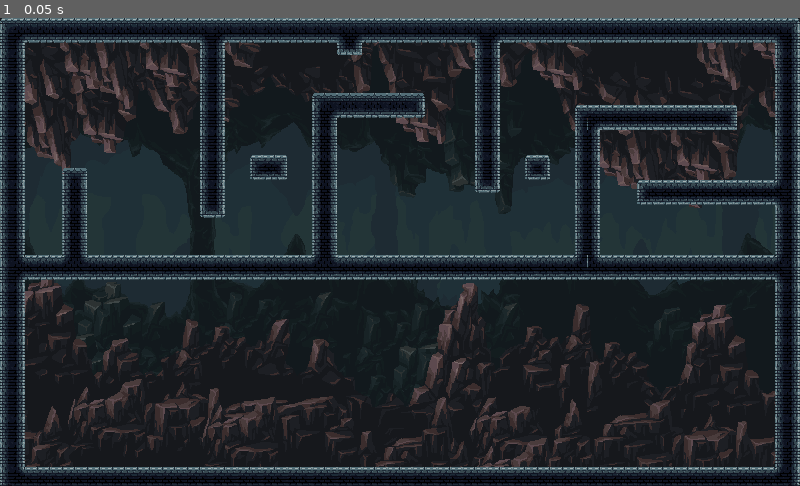
Above: before the commit, frame 1.
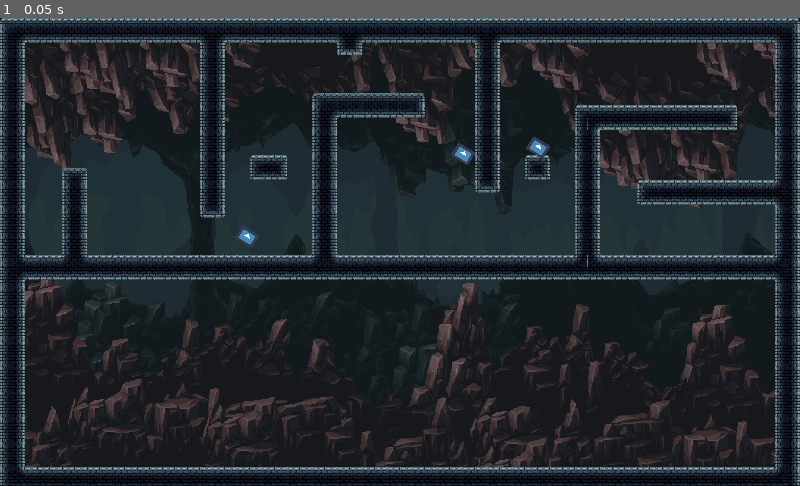
Above: after the commit, the same moment.

Repository: just-fun-f5/sticky_situation
Game: Godot game, scene res://src/Main/Main.tscn
Two runs of this game, one before a commit and one after it. Both use one fixed random seed, a clock stepped at 60 frames per second and the inputs below. This scene is started directly instead of the project's main scene. The engine's default icon, where the game draws it, is replaced by a stand-in: a white triangle on a blue panel in a dark square.
Inputs:
- Up to frame 1 (0.05 s): no input

The runs differ from the first frame. In frame 1, 0.2% of the frame differs, in the area x 29-69%, y 25-49%.

Commit message:
Test Elements
Se agregaron elementos de prueba

Diff:
--- a/Sticky_Situation_GODOT/src/Actors/Resources/Element.gd
+++ b/Sticky_Situation_GODOT/src/Actors/Resources/Element.gd
@@ -4,3 +4,4 @@
 export (float) var damage_factor
 export (String, "Slime", "Fire", "Ice") var name
 export (String, MULTILINE) var Description
+export (Color) var color
--- a/Sticky_Situation_GODOT/src/Actors/Resources/Fire.tres
+++ b/Sticky_Situation_GODOT/src/Actors/Resources/Fire.tres
@@ -7,3 +7,4 @@
 damage_factor = 1.5
 name = "Fire"
 Description = "Elemento de Fuego del Slime"
+color = Color( 1, 0, 0, 1 )
--- a/Sticky_Situation_GODOT/src/Actors/Resources/Ice.tres
+++ b/Sticky_Situation_GODOT/src/Actors/Resources/Ice.tres
@@ -7,3 +7,4 @@
 damage_factor = 0.8
 name = "Ice"
 Description = ""
+color = Color( 0.0235294, 0.623529, 0.831373, 1 )
--- a/Sticky_Situation_GODOT/src/Actors/Resources/Slime.tres
+++ b/Sticky_Situation_GODOT/src/Actors/Resources/Slime.tres
@@ -7,3 +7,4 @@
 damage_factor = 1.0
 name = "Slime"
 Description = "Base Slime Element"
+color = Color( 1, 1, 1, 1 )
--- a/Sticky_Situation_GODOT/src/Actors/Slime/Slime 2.gd
+++ b/Sticky_Situation_GODOT/src/Actors/Slime/Slime 2.gd
@@ -174,3 +174,8 @@
 	$SlimeNode/Slime2Animation/AnimationPlayer2.play(avaible_skills[current_skill].animation_name)
 	print("Hey")
 	pass
+
+# ---------------- SKILLS ----------------
+func _absorb(element):
+	current_element = element
+	$SlimeNode/Slime2Animation/slime2.modulate = current_element.color
--- a/Sticky_Situation_GODOT/src/Actors/Slime/Slime 2.tscn
+++ b/Sticky_Situation_GODOT/src/Actors/Slime/Slime 2.tscn
@@ -13,7 +13,9 @@
 [sub_resource type="RectangleShape2D" id=2]
 extents = Vector2( 6.96073, 5.70469 )
 
-[node name="Slime2" type="KinematicBody2D"]
+[node name="Slime2" type="KinematicBody2D" groups=[
+"Slime",
+]]
 script = ExtResource( 2 )
 current_element = ExtResource( 6 )
 avaible_skills = [ ExtResource( 9 ), ExtResource( 7 ), ExtResource( 8 ) ]
--- a/Sticky_Situation_GODOT/src/Main/Main.tscn
+++ b/Sticky_Situation_GODOT/src/Main/Main.tscn
@@ -1,8 +1,16 @@
-[gd_scene load_steps=4 format=2]
+[gd_scene load_steps=10 format=2]
 
 [ext_resource path="res://src/Level/Tiles_and_Platforms/AutoTile.tscn" type="PackedScene" id=1]
 [ext_resource path="res://src/Multiplayer/Main.gd" type="Script" id=2]
 [ext_resource path="res://src/Level/Parallax_Background/ParallaxBackground.tscn" type="PackedScene" id=3]
+[ext_resource path="res://src/Main/test_element.gd" type="Script" id=4]
+[ext_resource path="res://icon.png" type="Texture" id=5]
+[ext_resource path="res://src/Actors/Resources/Fire.tres" type="Resource" id=6]
+[ext_resource path="res://src/Actors/Resources/Slime.tres" type="Resource" id=7]
+[ext_resource path="res://src/Actors/Resources/Ice.tres" type="Resource" id=8]
+
+[sub_resource type="CircleShape2D" id=1]
+radius = 30.0
 
 [node name="Main" type="Node2D"]
 script = ExtResource( 2 )
@@ -27,3 +35,55 @@
 offset = Vector2( 0, 330 )
 scale = Vector2( 1.25, 1.25 )
 transform = Transform2D( 1.25, 0, 0, 1.25, 0, 330 )
+
+[node name="StaticBody2D" type="Area2D" parent="."]
+position = Vector2( 316.247, 280.336 )
+rotation = 0.555015
+scale = Vector2( 0.4, 0.3 )
+script = ExtResource( 4 )
+__meta__ = {
+"_edit_group_": true
+}
+element = ExtResource( 6 )
+
+[node name="icon" type="Sprite" parent="StaticBody2D"]
+texture = ExtResource( 5 )
+
+[node name="CollisionShape2D" type="CollisionShape2D" parent="StaticBody2D"]
+shape = SubResource( 1 )
+
+[node name="StaticBody2D2" type="Area2D" parent="."]
+position = Vector2( 688.764, 165.975 )
+rotation = 0.555015
+scale = Vector2( 0.4, 0.3 )
+script = ExtResource( 4 )
+__meta__ = {
+"_edit_group_": true
+}
+element = ExtResource( 7 )
+
+[node name="icon" type="Sprite" parent="StaticBody2D2"]
+texture = ExtResource( 5 )
+
+[node name="CollisionShape2D" type="CollisionShape2D" parent="StaticBody2D2"]
+shape = SubResource( 1 )
+
+[node name="StaticBody2D3" type="Area2D" parent="."]
+position = Vector2( 592.902, 174.384 )
+rotation = 0.555015
+scale = Vector2( 0.4, 0.3 )
+script = ExtResource( 4 )
+__meta__ = {
+"_edit_group_": true
+}
+element = ExtResource( 8 )
+
+[node name="icon" type="Sprite" parent="StaticBody2D3"]
+texture = ExtResource( 5 )
+
+[node name="CollisionShape2D" type="CollisionShape2D" parent="StaticBody2D3"]
+shape = SubResource( 1 )
+
+[connection signal="body_entered" from="StaticBody2D" to="StaticBody2D" method="_on_StaticBody2D_body_entered"]
+[connection signal="body_entered" from="StaticBody2D2" to="StaticBody2D2" method="_on_StaticBody2D_body_entered"]
+[connection signal="body_entered" from="StaticBody2D3" to="StaticBody2D3" method="_on_StaticBody2D_body_entered"]
--- /dev/null
+++ b/Sticky_Situation_GODOT/src/Main/test_element.gd
@@ -0,0 +1,10 @@
+extends Area2D
+
+export (Resource) var element
+
+
+
+func _on_StaticBody2D_body_entered(body):
+	if body.is_in_group("Slime"):
+		body._absorb(element)
+		call_deferred("queue_free")
